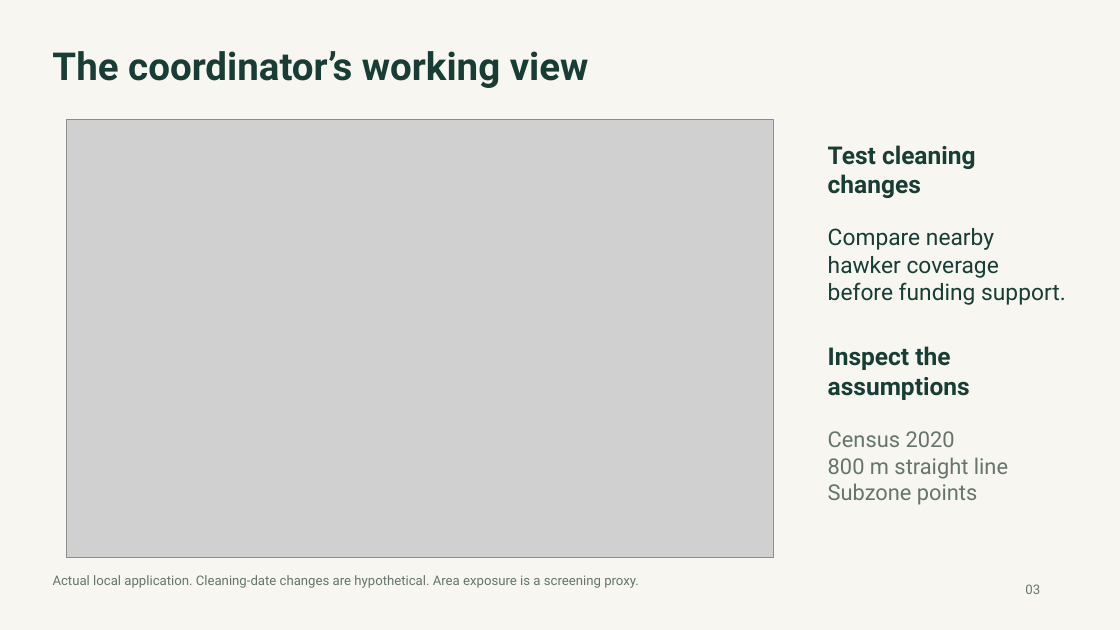
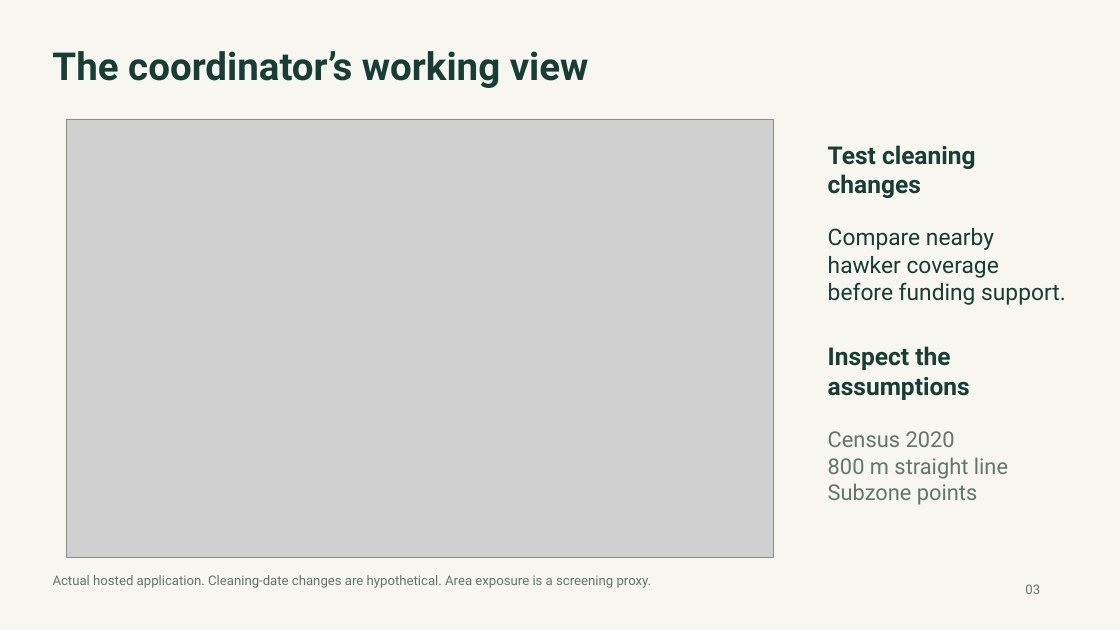
Before and after one commit to shi1720/DAISI, a slide deck: slide 3 of output/presentations/hawkerbridge-final-pitch.pptx. Drawn at 1120x630 pixels with LibreOffice and Linux fonts; fonts in the diff are those of the drawing; grey boxes stand for pictures. Boxes give left, top, right and bottom in pixels: in the first picture for what was removed or moved away, otherwise in the second. Text is boxed around its words. In the diff, an @@ line names an element or a change of style, - is before the commit and + after.

Commit message:
Wait for hosted initial analysis before asserting dashboard readiness

```diff
--- a/output/presentations/hawkerbridge-final-pitch.pptx
+++ b/output/presentations/hawkerbridge-final-pitch.pptx
@@ text at (53, 575, 652, 588): text changed @@
-Actual local application. Cleaning-date changes are hypothetical. Area exposure is a screening proxy.
+Actual hosted application. Cleaning-date changes are hypothetical. Area exposure is a screening proxy.
```
Also in this commit, not shown: 1 other slide changed, 47 other files.
